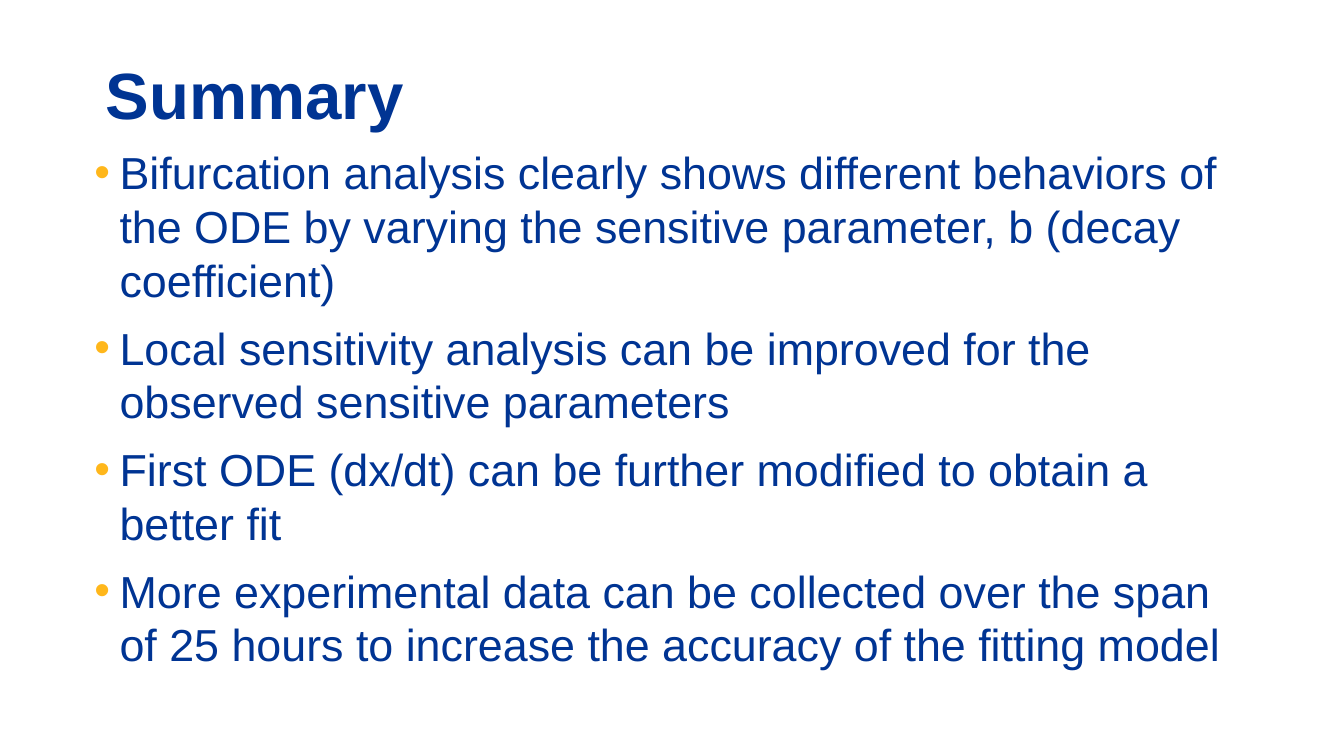
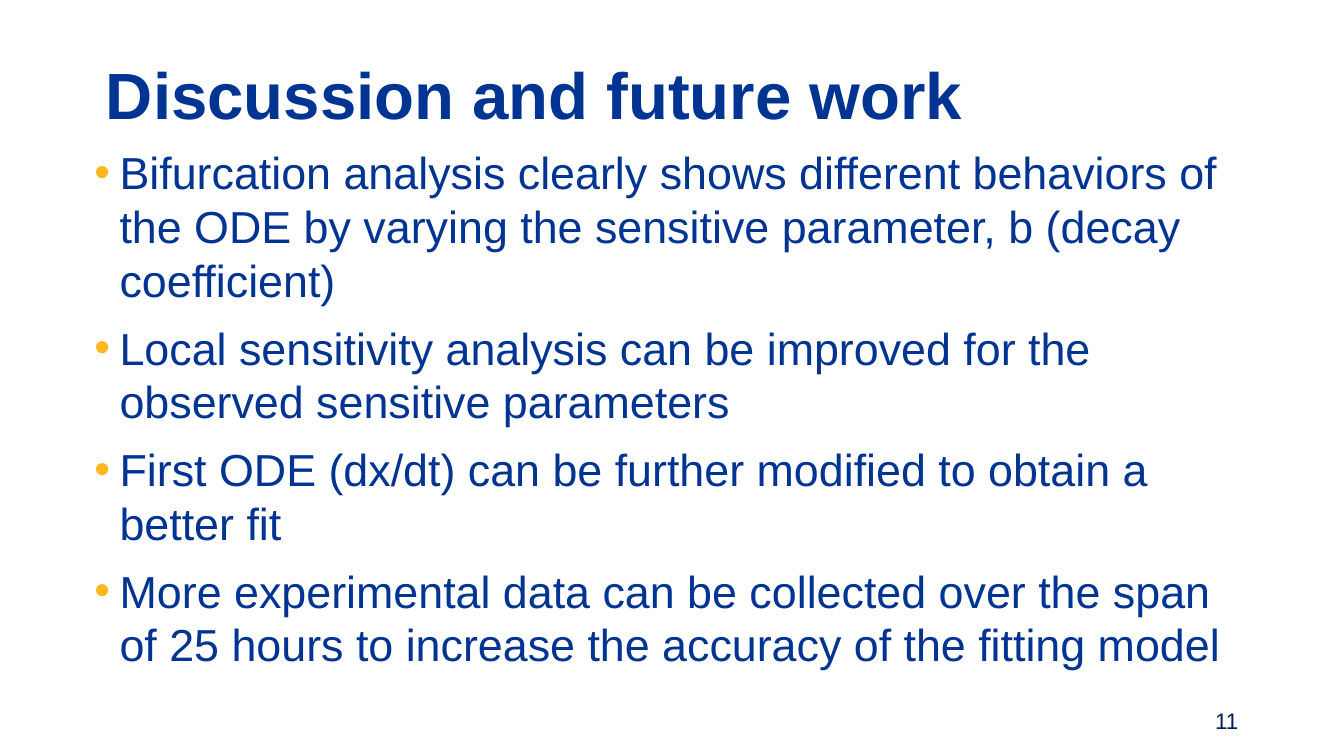
Before and after one commit to LAA147/Project2, a slide deck: slide 11 of Presentation_Lakshmi.pptx. Drawn at 1344x756 pixels with LibreOffice and Linux fonts; fonts in the diff are those of the drawing; background and template pictures are left out. Boxes give left, top, right and bottom in pixels: in the first picture for what was removed or moved away, otherwise in the second. Text is boxed around its words. In the diff, an @@ line names an element or a change of style, - is before the commit and + after.

```diff
--- a/Presentation_Lakshmi.pptx
+++ b/Presentation_Lakshmi.pptx
@@ title at (x1=106, y1=71, x2=962, y2=120): text changed @@
-Summary
+Discussion and future work
@@ page number added at (x1=1215, y1=713, x2=1238, y2=729), 12 pt, text #00205B @@
+11
```
Also in this commit, not shown: 10 other slides changed.
